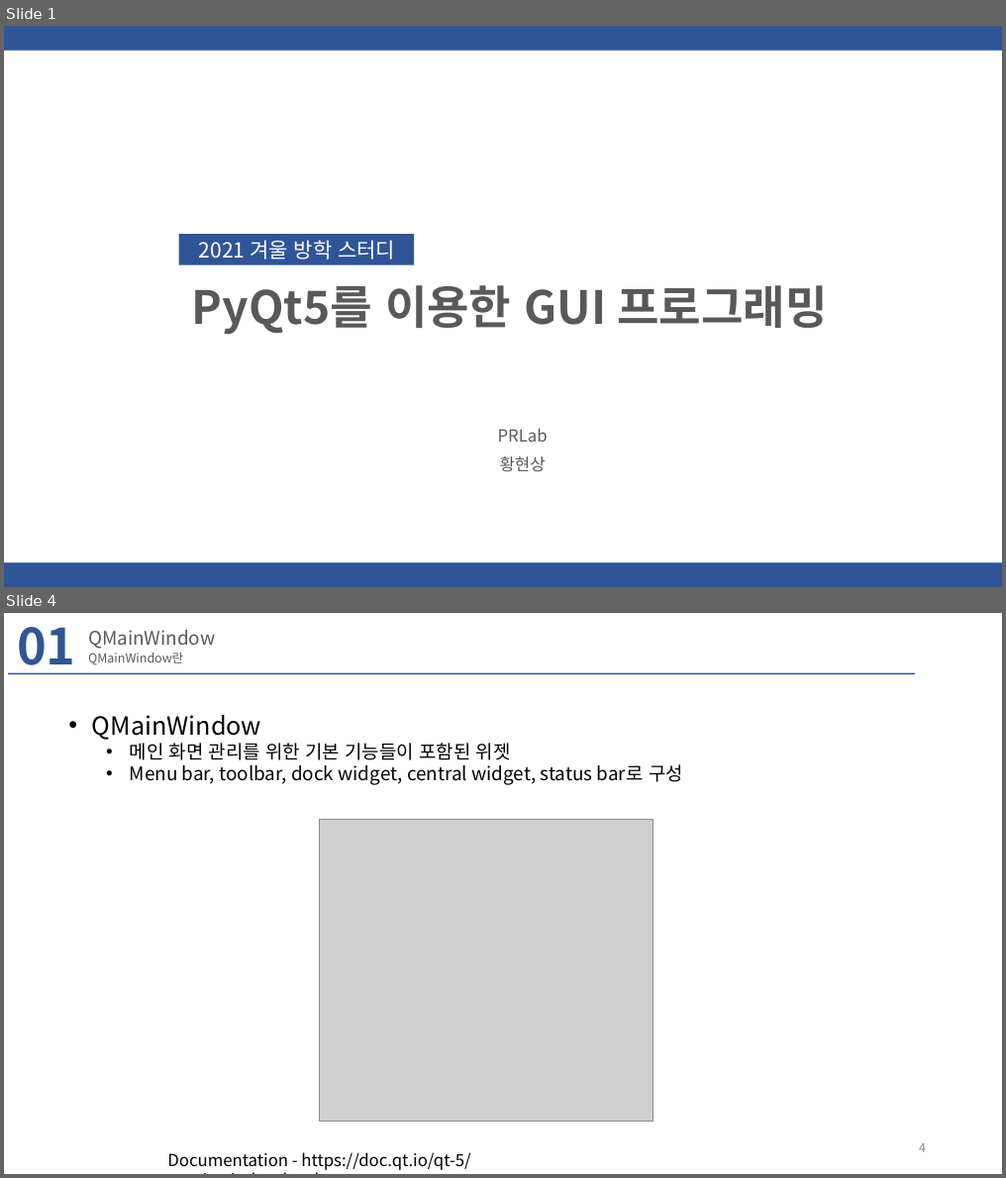
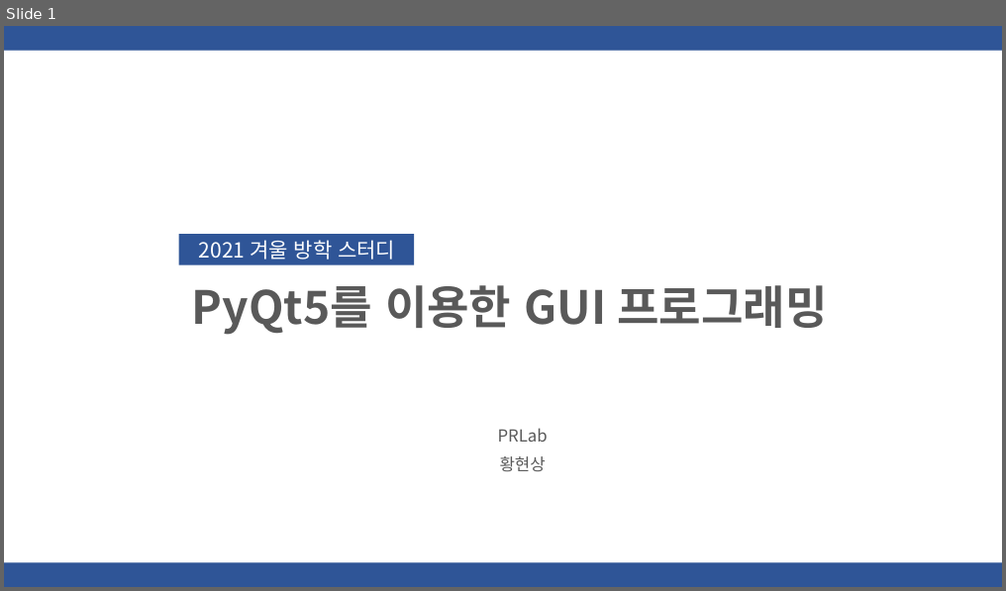
Before and after one commit to hyeonsanghwang/Lab_study, a slide deck: PPT/PyQt5를 이용한 GUI 프로그래밍 03.pptx. Shown one above the other, each under a label of ours: slides 1 and 4 before the commit, slide 1 after it; the slides between them are not shown. The pictures are 1006x1178 and 1006x591 pixels, drawn with LibreOffice and Linux fonts; fonts in the diff are those of the drawing; grey boxes stand for pictures; background and template pictures are left out. Boxes give left, top, right and bottom in pixels: in the first picture for what was removed or moved away, otherwise in the second. Text is boxed around its words. In the diff, an @@ line names an element or a change of style, - is before the commit and + after.

```diff
--- a/PPT/PyQt5를 이용한 GUI 프로그래밍 03.pptx
+++ b/PPT/PyQt5를 이용한 GUI 프로그래밍 03.pptx
@@ slide 4 removed at bbox=[4, 613, 1002, 1174], background #FFFFFF @@
@@ text removed at bbox=[17, 627, 75, 674] @@
-01
@@ title removed at bbox=[88, 630, 215, 649] @@
-QMainWindow
@@ text removed at bbox=[88, 652, 183, 665] @@
-QMainWindow란
@@ rectangle removed at bbox=[8, 672, 915, 674] @@
@@ text removed at bbox=[92, 715, 683, 785] @@
-• QMainWindow
-  • 메인 화면 관리를 위한 기본 기능들이 포함된 위젯
-  • Menu bar, toolbar, dock widget, central widget, status bar로 구성
@@ picture removed at bbox=[319, 819, 653, 1121] @@
@@ page number removed at bbox=[919, 1144, 926, 1153] @@
-4
@@ text removed at bbox=[167, 1153, 470, 1170] @@
-Documentation - https://doc.qt.io/qt-5/qmainwindow.html
```
Also in this commit, not shown: 3 slides changed, 21 slides added, 23 other slides removed, 20 other files.
